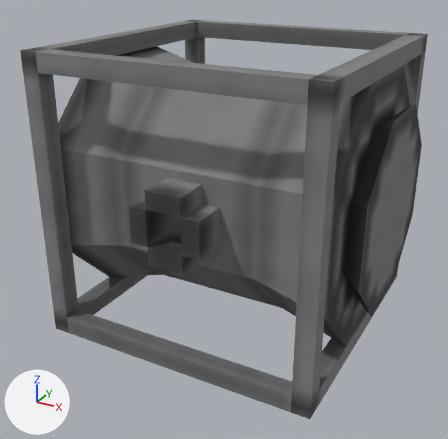
Renders of the OBJ model resources/assets/pneumaticcraft/models/block/vortexTube.obj from each side of a commit.
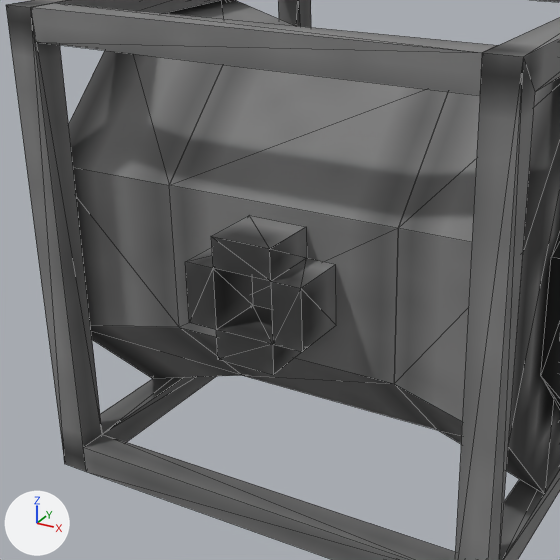
Each version is shown whole from a 50 mm camera at (931.0, -882.0, 811.0) aimed at (303.0, 260.0, 240.0), then close up on the part from 4% to 79% of the width and 11% to 88% of the height. Lighting does not change. The marker at lower left points along +X, +Y and +Z. The close-ups show mesh edges as thin lines. Where no turn or scale is listed for an object, it has been applied to the vertices. Vertices at the same position are counted once.

The scene before the commit, as lines of its bpy script (objects in view):
```python
me_vortextube = bpy.data.meshes.new('vortexTube')
me_vortextube.from_pydata(...)  # 134 vertices, 218 faces; spans x 0.0..669.0, y 0.0..630.0, z 0.0..630.0
me_vortextube.materials.append(mat_defaultmaterial)  # picture img_vortextube
ob_vortextube = bpy.data.objects.new('vortexTube', me_vortextube)
ob_vortextube.location = (0.0, 0.0, 0.0)
```
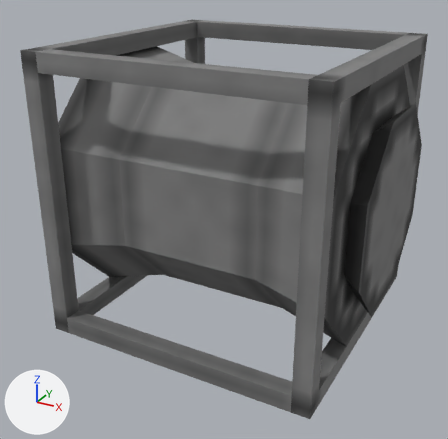
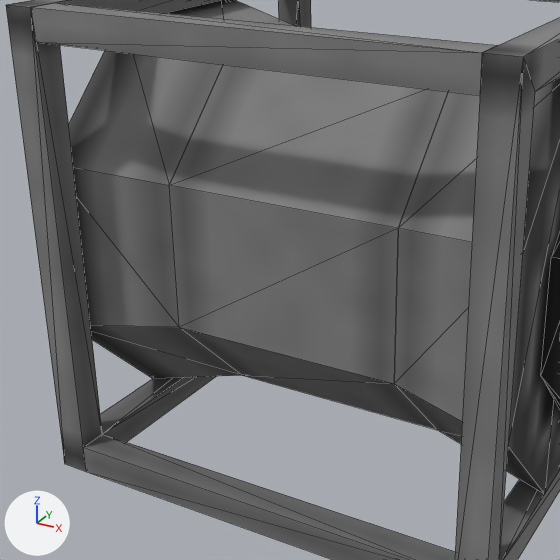
Scene script edits in JSON lines:
```json
{"block": "me_vortextube", "where": "me_vortextube.from_pydata(...)  # 134 vertices, 218 faces; spans x 0.0..669.0, y 0.0..630.0, z 0.0..630.0"}
{"block": "me_vortextube", "where": "# used by ob_vortextube; location = (0.0, 0.0, 0.0)"}
{"block": "me_vortextube", "change": "me_vortextube part 1: the loose piece of 24 vertices spanning x 236.0..394.0, y 0.0..79.0, z 236.0..394.0 is deleted"}
```

Changed parts and their boxes (x1, y1, x2, y2) in the close-ups (560 x 560 px):
```json
{"part": 1, "of": "me_vortextube", "change": "deleted", "before": [185, 215, 336, 375], "on screen": "black"}
```
